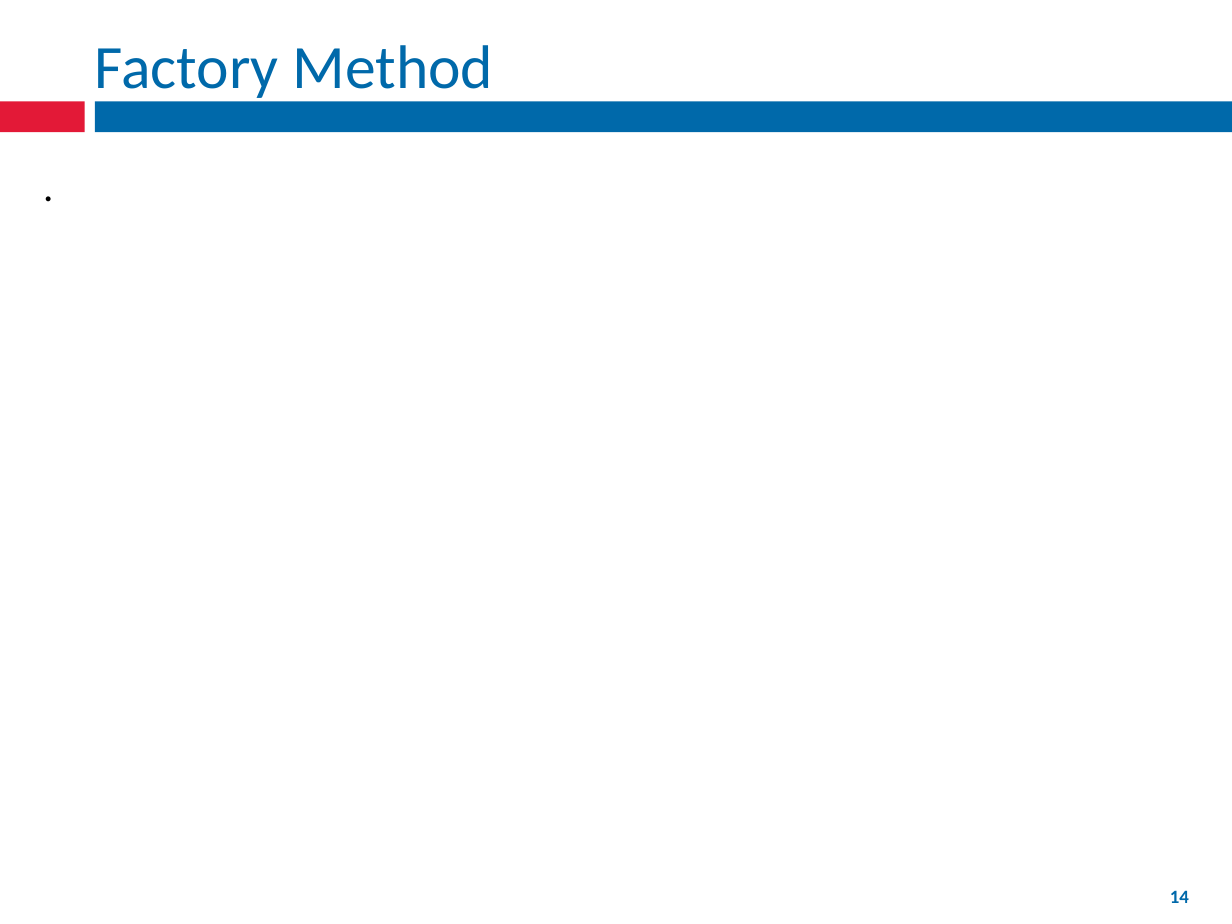
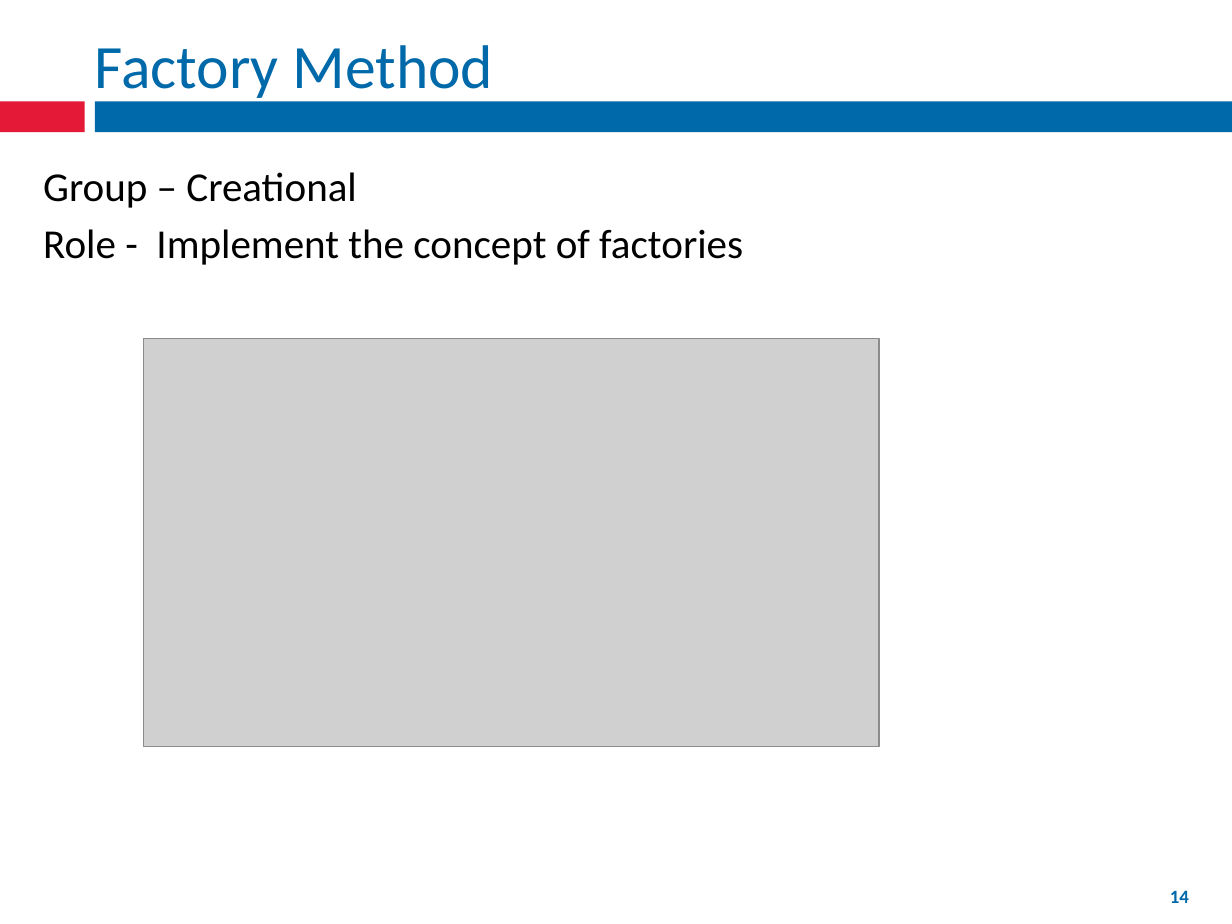
Before and after one commit to fernandozamoraj/design-patterns-presentation, a slide deck: slide 14 of Design Patterns Part 1.pptx. Drawn at 1232x924 pixels with LibreOffice and Linux fonts; fonts in the diff are those of the drawing; grey boxes stand for pictures. Boxes give left, top, right and bottom in pixels: in the first picture for what was removed or moved away, otherwise in the second. Text is boxed around its words. In the diff, an @@ line names an element or a change of style, - is before the commit and + after.

```diff
--- a/Design Patterns Part 1.pptx
+++ b/Design Patterns Part 1.pptx
@@ text at <box>43,172,743,265</box>: text changed @@
-.
+Group – Creational
+Role - Implement the concept of factories
@@ picture added at <box>144,339,880,747</box> @@
```
Also in this commit, not shown: 3 other slides changed, 16 other files.
